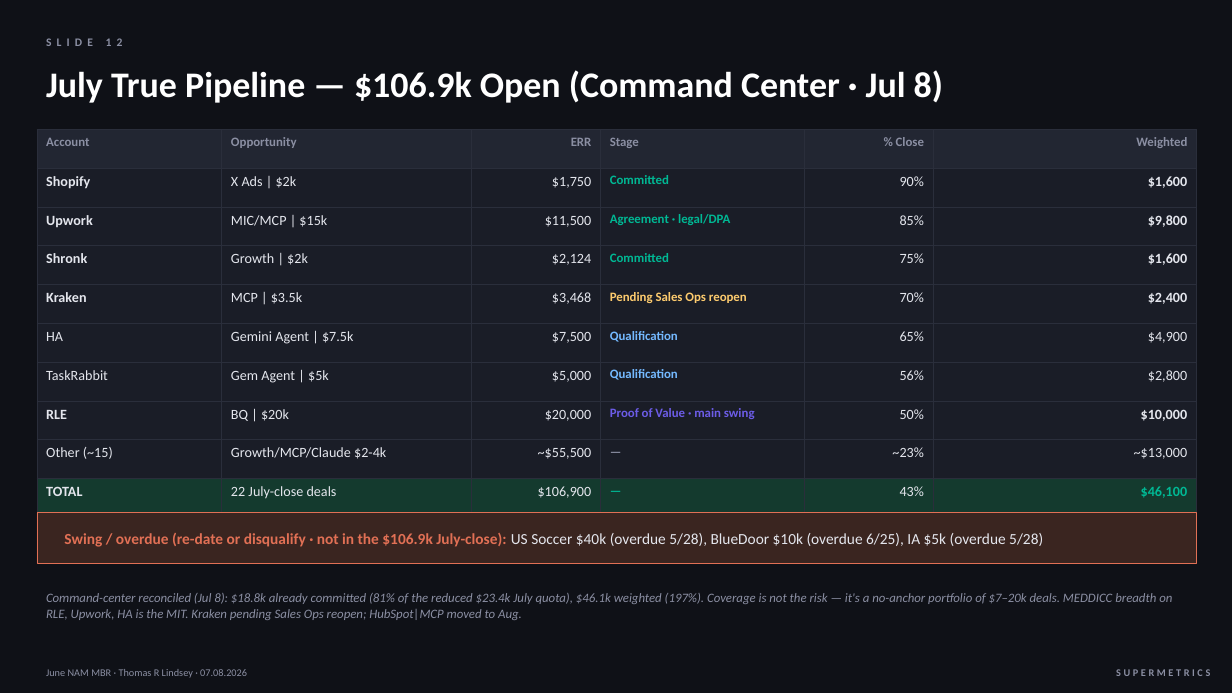
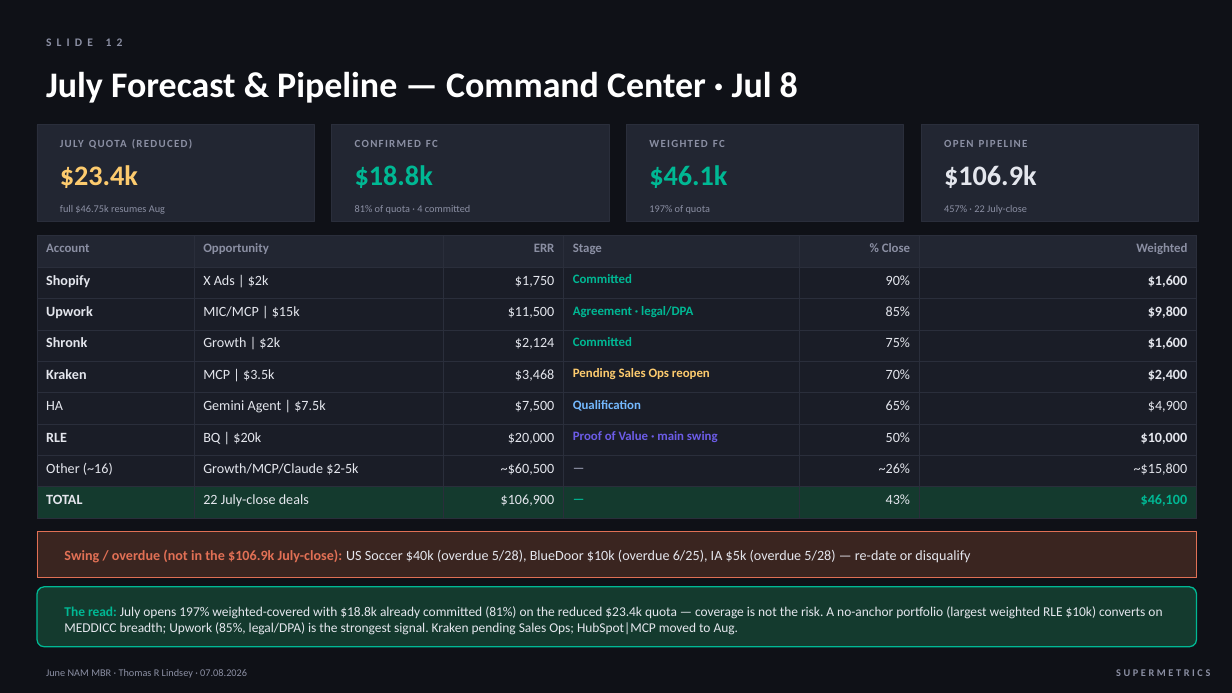
Before and after one commit to thommi2phones/Sales-Coach, a slide deck: slide 12 of June_2026_NAM_MBR.pptx (slide 13 before the commit). Drawn at 1232x693 pixels with LibreOffice and Linux fonts; fonts in the diff are those of the drawing. Boxes give left, top, right and bottom in pixels: in the first picture for what was removed or moved away, otherwise in the second. Text is boxed around its words. In the diff, an @@ line names an element or a change of style, - is before the commit and + after.

```diff
--- a/June_2026_NAM_MBR.pptx
+++ b/June_2026_NAM_MBR.pptx
@@ text at box(46, 71, 798, 103): text changed @@
-July True Pipeline — $106.9k Open (Command Center · Jul 8)
+July Forecast & Pipeline — Command Center · Jul 8
@@ rectangle added at box(37, 125, 314, 222), fill #222632, outline #2A2E3B 0.5 pt @@
@@ text added at box(51, 131, 310, 154), 8.5 pt, text #8B8FA3, bold @@
+JULY QUOTA (REDUCED)
@@ rectangle added at box(332, 125, 609, 222), fill #222632, outline #2A2E3B 0.5 pt @@
@@ text added at box(355, 140, 438, 147), 8.5 pt, text #8B8FA3, bold @@
+CONFIRMED FC
@@ rectangle added at box(627, 125, 904, 222), fill #222632, outline #2A2E3B 0.5 pt @@
@@ text added at box(649, 140, 725, 147), 8.5 pt, text #8B8FA3, bold @@
+WEIGHTED FC
@@ rectangle added at box(921, 125, 1199, 222), fill #222632, outline #2A2E3B 0.5 pt @@
@@ text added at box(944, 140, 1028, 147), 8.5 pt, text #8B8FA3, bold @@
+OPEN PIPELINE
@@ text added at box(60, 165, 138, 188), 22 pt, text #FDCB6E, bold @@
+$23.4k
@@ text added at box(355, 165, 433, 188), 22 pt, text #00B894, bold @@
+$18.8k
@@ text added at box(649, 165, 727, 188), 22 pt, text #00B894, bold @@
+$46.1k
@@ text added at box(944, 165, 1036, 188), 22 pt, text #E4E6ED, bold @@
+$106.9k
@@ text added at box(60, 205, 165, 214), 8 pt, text #8B8FA3 @@
+full $46.75k resumes Aug
@@ text added at box(355, 205, 470, 214), 8 pt, text #8B8FA3 @@
+81% of quota · 4 committed
@@ text added at box(649, 205, 710, 214), 8 pt, text #8B8FA3 @@
+197% of quota
@@ text added at box(944, 205, 1027, 214), 8 pt, text #8B8FA3 @@
+457% · 22 July-close
@@ table at box(37, 236, 1197, 510) @@
-row 7: TaskRabbit | Gem Agent | $5k | $5,000 | Qualification | 56% | $2,800
-row 9: Other (~15) | Growth/MCP/Claude $2-4k | ~$55,500 | — | ~23% | ~$13,000
+row 8: Other (~16) | Growth/MCP/Claude $2-5k | ~$60,500 | — | ~26% | ~$15,800
@@ table: place and size @@
-table at box(37, 129, 1197, 503)
+table at box(37, 236, 1197, 510)
@@ rectangle: place and size @@
-rectangle at box(37, 513, 1197, 564)
+rectangle at box(37, 531, 1197, 578)
@@ text at box(64, 550, 970, 563): text changed; size 12 to 11 pt @@
-Swing / overdue (re-date or disqualify · not in the $106.9k July-close): US Soccer $40k (overdue 5/28), BlueDoor $10k (overdue 6/25), IA $5k (overdue 5/28)
+Swing / overdue (not in the $106.9k July-close): US Soccer $40k (overdue 5/28), BlueDoor $10k (overdue 6/25), IA $5k (overdue 5/28) — re-date or disqualify
@@ rounded rectangle added at box(37, 587, 1197, 647), fill #143A2E, outline #00B894 1 pt @@
@@ text at box(64, 606, 1162, 635): text changed; size 10 to 10.5 pt; text colour #8B8FA3 to #E4E6ED; italic off @@
-Command-center reconciled (Jul 8): $18.8k already committed (81% of the reduced $23.4k July quota), $46.1k weighted (197%). Coverage is not the risk — it's a no-anchor portfolio of $7–20k deals. MEDDICC breadth on RLE, Upwork, HA is the MIT. Kraken pending Sales Ops reopen; HubSpot|MCP moved to Aug.
+The read: July opens 197% weighted-covered with $18.8k already committed (81%) on the reduced $23.4k quota — coverage is not the risk. A no-anchor portfolio (largest weighted RLE $10k) converts on MEDDICC breadth; Upwork (85%, legal/DPA) is the strongest signal. Kraken pending Sales Ops; HubSpot|MCP moved to Aug.
```
Also in this commit, not shown: 5 other slides changed, 6 slides added, 8 slides removed, 1 other file.
